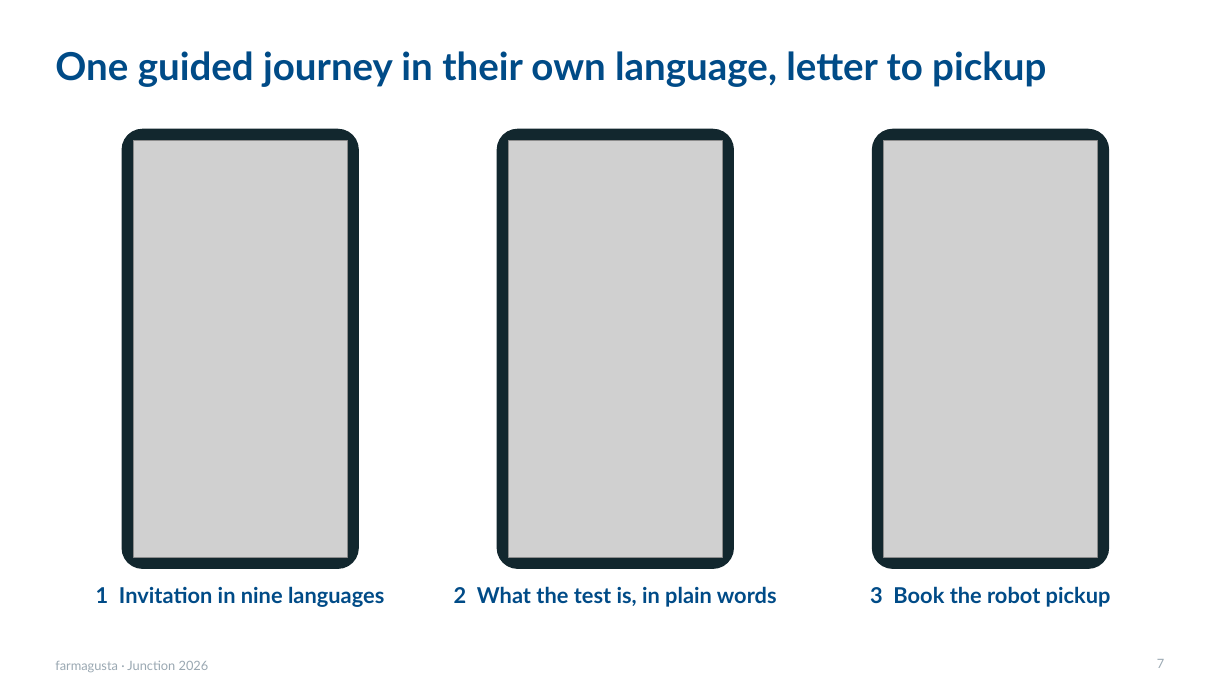
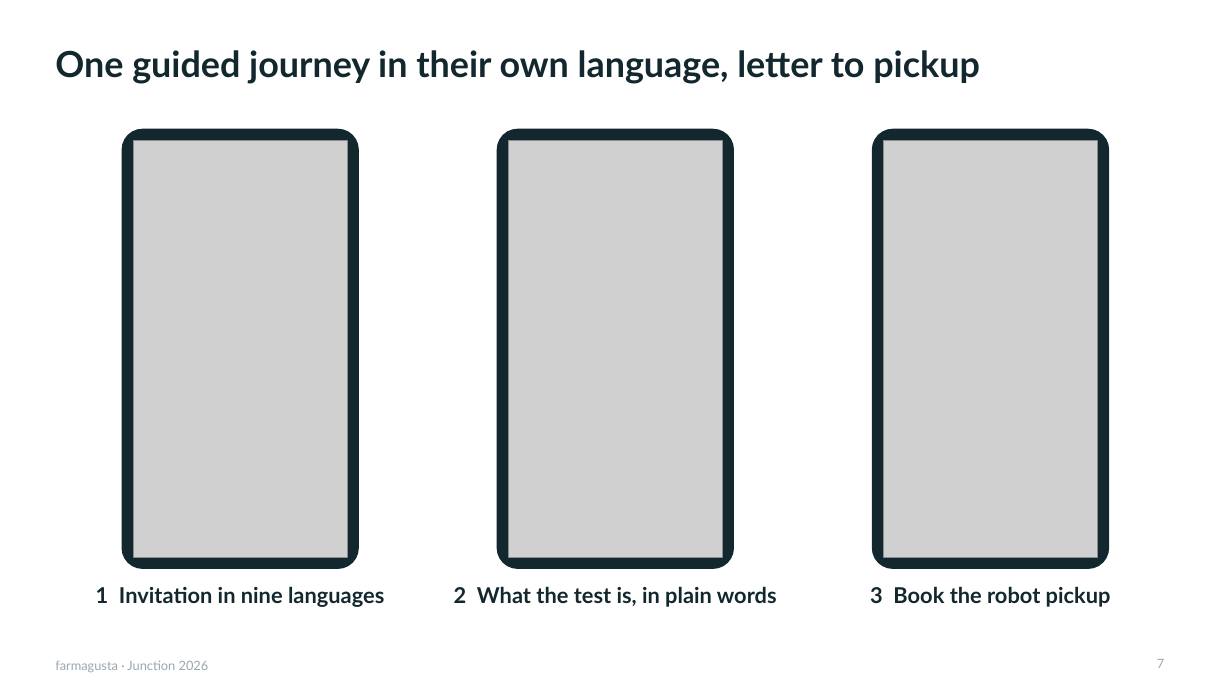
Before and after one commit to rromppanen/junction26, a slide deck: slide 7 of docs/pitch/farmagusta-screening-attendance.pptx. Drawn at 1232x693 pixels with LibreOffice and Linux fonts; fonts in the diff are those of the drawing; grey boxes stand for pictures. Boxes give left, top, right and bottom in pixels: in the first picture for what was removed or moved away, otherwise in the second. Text is boxed around its words. In the diff, an @@ line names an element or a change of style, - is before the commit and + after.

```diff
--- a/docs/pitch/farmagusta-screening-attendance.pptx
+++ b/docs/pitch/farmagusta-screening-attendance.pptx
@@ title "One guided journey in their ..." at box(55, 50, 980, 84): size 30 to 28 pt, text colour #004B87 to #12272E @@
@@ text colour #004B87 to #12272E in 3 elements at box(96, 586, 384, 607), box(454, 586, 777, 607), box(870, 586, 1111, 607) @@
```
Also in this commit, not shown: 8 other slides changed.
